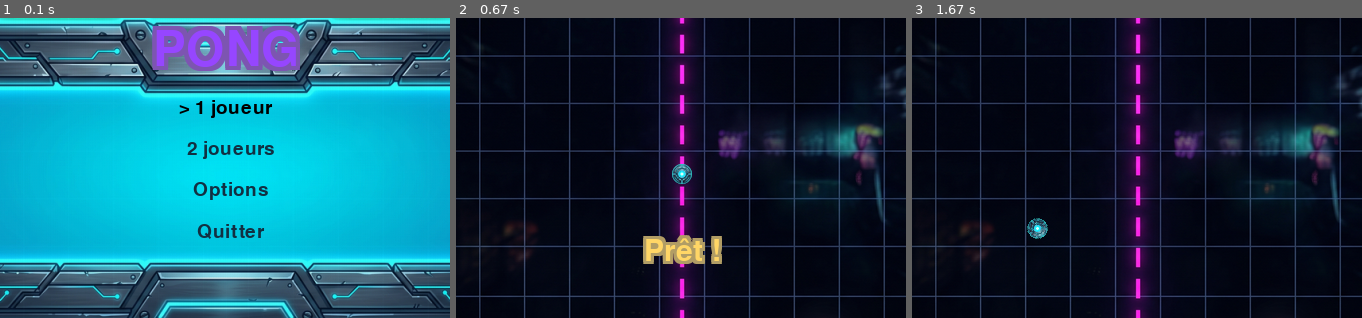
Above: before the commit, frames 1-3 (left to right).
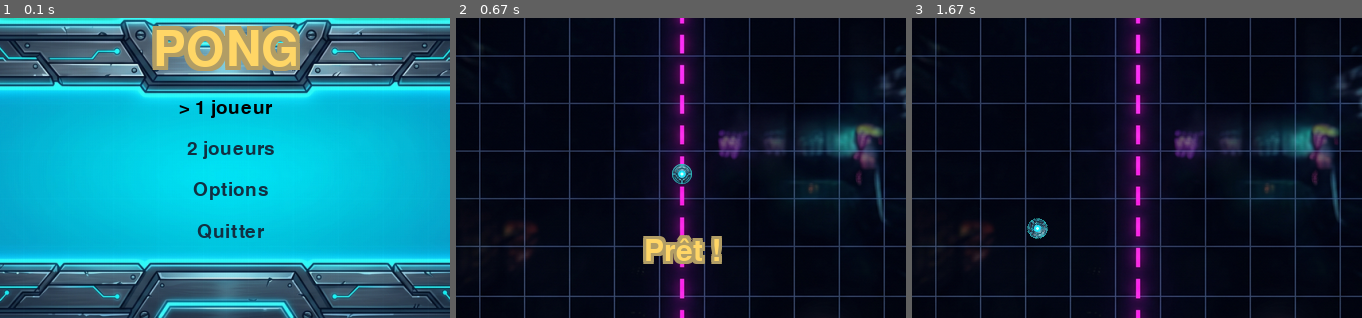
Above: after the commit, the same moments.

Repository: Lamizana/Pong
Game: pygame game, started from main.py
Same seed, same stepped clock (60 frames per second), same inputs: the game is played once before the commit and once after it.
Inputs:
- Up to frame 1 (0.1 s): no input
- Up to frame 2 (0.67 s): tap Enter at 0.33 s
- Up to frame 3 (1.67 s): hold W 0.67-1.13 s; hold S 1.17-1.47 s; tap Z at 1.23, 1.57 s; hold W from 1.5 s (still down)
The pictures show only the part of the screen within x 25-75%, y 24-74%; the shares and areas given below are measured in that part.

The runs differ from the first frame. In frame 1, 4.4% of the frame differs, in the area x 33-67%, y 2-18%; in frame 2, nothing differs; in frame 3, nothing differs.

Commit message:
style(menu): titres PONG et OPTIONS en or neon

Diff:
--- a/pong/scenes/menu.py
+++ b/pong/scenes/menu.py
@@ -59,7 +59,7 @@
 
         # Titre, dans la bande haute du cadre.
         synthwave.glow_text(surface, self.app.font_large, settings.CAPTION.upper(),
-                            settings.NEON_PURPLE,
+                            settings.NEON_YELLOW,
                             center=(center_x, frame_rect.top + 40), spread=4)
 
         # Options, dans la zone centrale (cyan) du cadre ; texte sombre lisible.
--- a/pong/scenes/options.py
+++ b/pong/scenes/options.py
@@ -70,7 +70,7 @@
         surface.blit(self.frame, frame_rect)
 
         synthwave.glow_text(surface, self.app.font_large, "OPTIONS",
-                            settings.NEON_PURPLE,
+                            settings.NEON_YELLOW,
                             center=(center_x, frame_rect.top + 40), spread=4)
 
         # Lignes dans la zone centrale (cyan) du cadre ; texte sombre lisible.
